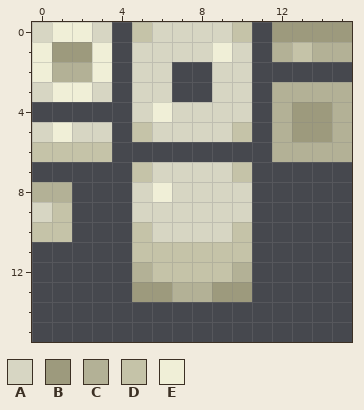
Two versions of one pixel-art sprite, src/assets/gauntlet/textures/decoration/pots/vase_white.png. Above: the version before the commit.
The file is 16x16 pixels.
Palette (. is transparent): A #d7d6c3  B #9d9a7d  C #b3b196  D #c5c3a8  E #f0efd7
Pixels before, first column x 0:
 0 AEEA.DAAAAD.BBBB
 1 EBBE.AAAAEA.CDCC
 2 ECCE.AA..AA.....
 3 AEEA.AA..AA.CCCC
 4 .....AEAAAA.CBBC
 5 AEAA.DAAAAD.CBBC
 6 DDDD........CCCC
 7 .....DAAAAD.....
 8 CC...AEAAAA.....
 9 AD...AAAAAA.....
10 DD...DAAAAD.....
11 .....DDDDDD.....
12 .....CDDDDC.....
13 .....BBCCBB.....
Once edited:
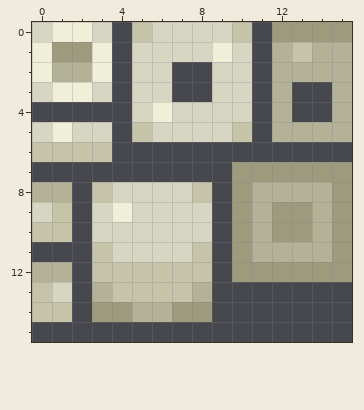
Message: Vases and large planters
Difference:
y 2: x 12..15 .... -> CCCC
y 3: x 13..14 CC -> ..
y 4: x 13..14 BB -> ..
y 5: x 13..14 BB -> CC
y 6: x 12..15 CCCC -> ....
y 7: x 5..15 DAAAAD..... -> .....BBBBBB
y 8: x 3..4 .. -> DA; x 6 E -> A; x 8..15 AAA..... -> D.BCCCCB
y 9: x 3..4 .. -> AE; x 9..15 AA..... -> .BCBBCB
y 10: x 3..5 ..D -> AAA; x 9..15 AD..... -> .BCBBCB
y 11: x 3..7 ..DDD -> DAAAA; x 9..15 DD..... -> .BCCCCB
y 12: x 0..1 .. -> CC; x 3..5 ..C -> DDD; x 9..15 DC..... -> .BBBBBB
y 13: x 0..1 .. -> DA; x 3..7 ..BBC -> CDDDD; x 9..10 BB -> ..
y 14: x 0..1 .. -> DD; x 3..8 ...... -> BBCCBB
Where, in picture pixels (left, top, right, bottom), the same in both pictures:
changed: (32, 62, 352, 322)
